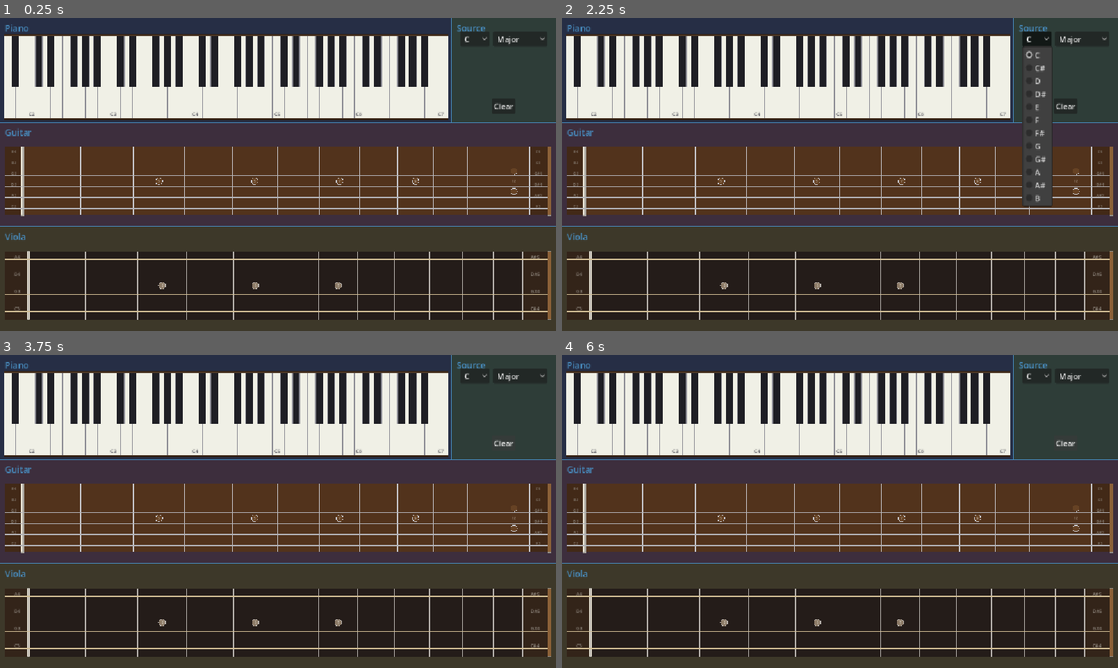
Above: before the commit, frames 1-4 (two rows, left to right).
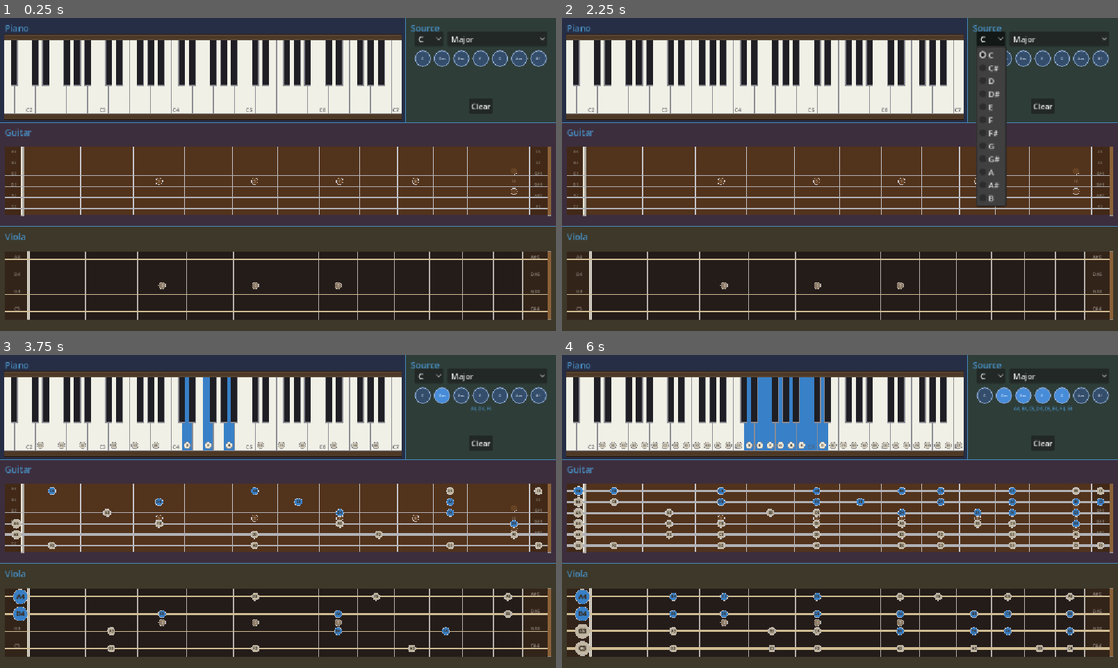
Above: after the commit, the same moments.

Repository: bitflipper42/Instrument
Game: Godot game, scene res://main.tscn
The game is run twice, just before and just after one commit, with the same random seed, the same clock (stepped at 60 frames per second) and the same inputs.
Inputs:
- Up to frame 1 (0.25 s): no input
- Up to frame 2 (2.25 s): click "Major" at 0.5 s; click "Clear" at 1.25 s; click "C" at 2 s
- Up to frame 3 (3.75 s): click "C" at 2.75 s; click "Clear" (after the commit: "Dm") at 3.5 s
- Up to frame 4 (6 s): click "Clear" (after the commit: "Em") at 4.25 s; click "Clear" (after the commit: "F") at 5 s; click "Clear" (after the commit: "G") at 5.75 s

The runs differ from the first frame. In frame 1, 12% of the frame differs, in the area x 0-99%, y 0-34%; in frame 2, 14%; in frame 3, 15%; in frame 4, 21%, in the area x 0-99%, y 0-97%.

Commit message:
Add Source chord row and pitch-class open-string highlighting.
Source generates diatonic chord toggles from the root/scale dropdowns and wires MIDI to the playable instruments. Guitar and viola thicken open strings 3× when any active note matches that string's pitch class, including notes received from other tiles.

Co-authored-by: Cursor <cursoragent@cursor.com>

Diff:
--- a/basic_instrument.gd
+++ b/basic_instrument.gd
@@ -55,6 +55,18 @@
 func is_note_active(note: String) -> bool:
 	var midi := _name_to_midi(note)
 	return midi >= 0 and active_notes.has(midi)
+
+
+## True when any active note shares the pitch class of `note` (any octave).
+func is_pitch_class_active(note: String) -> bool:
+	var midi := _name_to_midi(note)
+	if midi < 0:
+		return false
+	var pc := midi % 12
+	for active_midi in active_notes:
+		if int(active_midi) % 12 == pc:
+			return true
+	return false
 
 
 ## Starts a note (note-on). Updates state and emits `midi_out`.
@@ -247,6 +259,10 @@
 			_held_note = -1
 
 
+func _active_note_label_font_size() -> int:
+	return 48
+
+
 func _draw() -> void:
 	super._draw()
 	if active_notes.is_empty():
@@ -257,7 +273,7 @@
 	names.sort()
 	var text := ", ".join(names)
 	var font := ThemeDB.fallback_font
-	var font_size := 48
+	var font_size := _active_note_label_font_size()
 	var text_size := font.get_string_size(text, HORIZONTAL_ALIGNMENT_LEFT, -1, font_size)
 	var pos := Vector2(
 		(tile_size.x - text_size.x) * 0.5,
--- a/guitar_instrument.gd
+++ b/guitar_instrument.gd
@@ -30,6 +30,7 @@
 const MARKER_ZONE_PADDING := 6.0
 ## Per-string line width (index 0 = low E … 5 = high E); bass strings are thicker.
 const STRING_WIDTHS: PackedFloat32Array = [2.2, 1.9, 1.6, 1.4, 1.2, 1.0]
+const OPEN_STRING_WIDTH_MULTIPLIER := 3.0
 
 var _board_rect := Rect2()
 var _open_zone_rect := Rect2()
@@ -49,6 +50,11 @@
 	_bold_marker_font = FontVariation.new()
 	_bold_marker_font.base_font = ThemeDB.fallback_font
 	_bold_marker_font.variation_embolden = 1.2
+
+
+func receive_midi(message: MidiMessage) -> void:
+	super.receive_midi(message)
+	queue_redraw()
 
 
 func _draw() -> void:
@@ -230,13 +236,19 @@
 		nut_color.darkened(0.12), 1.5)
 
 
+func _string_line_width(string_idx: int) -> float:
+	var width := STRING_WIDTHS[string_idx]
+	if is_pitch_class_active(_note_for(string_idx, 0)):
+		width *= OPEN_STRING_WIDTH_MULTIPLIER
+	return width
+
+
 func _draw_strings() -> void:
 	var end_x := _bridge_rect.position.x if _bridge_rect.size.x > 0.0 else _board_rect.position.x + _board_rect.size.x
 	var start_x := _open_zone_rect.position.x
 	for string_idx in STRING_COUNT:
 		var y := _string_y[string_idx]
-		var width := STRING_WIDTHS[string_idx]
-		draw_line(Vector2(start_x, y), Vector2(end_x, y), string_color, width)
+		draw_line(Vector2(start_x, y), Vector2(end_x, y), string_color, _string_line_width(string_idx))
 
 
 func _draw_zone_note_labels(zone: Rect2, fret: int) -> void:
--- a/main.gd
+++ b/main.gd
@@ -12,7 +12,7 @@
 	# Row 0: Piano (flexible width) alongside a square Source tile.
 	var top_row := tile_manager.add_row()
 	var piano := tile_manager.add_tile_to_row(top_row, PianoScene, "Piano") as BasicInstrument
-	var source := tile_manager.add_tile_to_row(top_row, SourceScene, "Source", true) as SourceInstrument
+	var source := tile_manager.add_tile_to_row(top_row, SourceScene, "Source", true, 1.44) as SourceInstrument
 
 	# Rows 1 and 2: full-width Guitar, then Viola.
 	var guitar := tile_manager.add_tile_from_scene(GuitarScene, "Guitar") as BasicInstrument
@@ -27,6 +27,13 @@
 
 	if source:
 		source.clear_pressed.connect(_release_all_notes)
+		# Source sends generated chords to every playable instrument.
+		if piano:
+			source.connect_to(piano)
+		if guitar:
+			source.connect_to(guitar)
+		if viola:
+			source.connect_to(viola)
 
 
 ## Releases all notes on every instrument (Source's Clear button).
--- a/source_instrument.gd
+++ b/source_instrument.gd
@@ -1,25 +1,43 @@
 class_name SourceInstrument
 extends BasicInstrument
 
-## Control tile. Hosts a row of dropdowns (root note + scale type) and a Clear
-## button that asks every connected instrument to release all of its notes.
+## Control tile. Hosts a row of dropdowns (root note + scale type), a generated
+## row of chord "circle" buttons for that key, and a Clear button that releases
+## all notes. Clicking a chord plays its tones out through `midi_out`.
 
 ## Emitted when the Clear button is pressed.
 signal clear_pressed
 ## Emitted when the root note or scale selection changes.
 signal scale_selection_changed(root_note: String, scale: String)
 
-## Scale types offered by the scale dropdown.
-const SCALES: PackedStringArray = [
+## Scale types offered by the scale dropdown, mapped to semitone offsets.
+const SCALE_INTERVALS: Dictionary = {
+	"Major": [0, 2, 4, 5, 7, 9, 11],
+	"Minor": [0, 2, 3, 5, 7, 8, 10],
+	"Major Pentatonic": [0, 2, 4, 7, 9],
+	"Minor Pentatonic": [0, 3, 5, 7, 10],
+}
+const SCALE_NAMES: PackedStringArray = [
 	"Major", "Minor", "Major Pentatonic", "Minor Pentatonic",
 ]
 
+## Octave the generated chord roots are built in.
+const CHORD_BASE_OCTAVE := 4
+
 const TITLE_HEIGHT := 28.0
 const UI_PADDING := 18.0
+const CIRCLE_SIZE := 34.0
+
+@export var chord_color: Color = Color(0.20, 0.30, 0.42)
+@export var chord_pressed_color: Color = Color(0.28, 0.55, 0.85)
+@export var chord_hover_color: Color = Color(0.26, 0.38, 0.52)
+@export var chord_border_color: Color = Color(0.55, 0.66, 0.82)
+@export var chord_text_color: Color = Color(0.95, 0.97, 1.0)
 
 var _ui: VBoxContainer
 var _note_option: OptionButton
 var _scale_option: OptionButton
+var _chord_row: HBoxContainer
 var _clear_button: Button
 
 
@@ -51,7 +69,7 @@
 	controls_row.add_child(_note_option)
 
 	_scale_option = OptionButton.new()
-	for scale_name in SCALES:
+	for scale_name in SCALE_NAMES:
 		_scale_option.add_item(scale_name)
 	_scale_option.selected = 0
 	_scale_option.clip_text = true
@@ -59,6 +77,11 @@
 	_scale_option.size_flags_horizontal = Control.SIZE_EXPAND_FILL
 	controls_row.add_child(_scale_option)
 
+	_chord_row = HBoxContainer.new()
+	_chord_row.alignment = BoxContainer.ALIGNMENT_CENTER
+	_chord_row.add_theme_constant_override("separation", 6)
+	_ui.add_child(_chord_row)
+
 	# Flexible spacer pushes the Clear button to the bottom.
 	var spacer := Control.new()
 	spacer.size_flags_vertical = Control.SIZE_EXPAND_FILL
@@ -72,7 +95,9 @@
 
 	_note_option.item_selected.connect(_on_selection_changed)
 	_scale_option.item_selected.connect(_on_selection_changed)
-	_clear_button.pressed.connect(func() -> void: clear_pressed.emit())
+	_clear_button.pressed.connect(_on_clear_pressed)
+
+	_rebuild_chords()
 
 
 func _layout_ui() -> void:
@@ -87,6 +112,10 @@
 func set_rect(top_left: Vector2, size: Vector2) -> void:
 	super.set_rect(top_left, size)
 	_layout_ui()
+
+
+func _active_note_label_font_size() -> int:
+	return 9
 
 
 ## The currently selected root note name (e.g. "C", "F#").
@@ -99,9 +128,114 @@
 ## The currently selected scale type (e.g. "Major").
 func selected_scale() -> String:
 	if _scale_option == null:
-		return SCALES[0]
+		return SCALE_NAMES[0]
 	return _scale_option.get_item_text(_scale_option.selected)
 
 
 func _on_selection_changed(_index: int) -> void:
+	_rebuild_chords()
 	scale_selection_changed.emit(selected_root_note(), selected_scale())
+
+
+func _on_clear_pressed() -> void:
+	_reset_chord_buttons()
+	clear_pressed.emit()
+
+
+## Rebuilds the chord row from the current root note and scale. Each diatonic
+## chord is a triad stacked in scale-thirds; its quality comes from its actual
+## intervals.
+func _rebuild_chords() -> void:
+	if _chord_row == null:
+		return
+	release_all()
+	for child in _chord_row.get_children():
+		child.queue_free()
+
+	var intervals: Array = SCALE_INTERVALS.get(selected_scale(), [])
+	var root_pc := CHROMATIC.find(selected_root_note())
+	if root_pc < 0 or intervals.is_empty():
+		return
+
+	var degree_count := intervals.size()
+	for i in degree_count:
+		var o1 := _ext_offset(intervals, i)
+		var o2 := _ext_offset(intervals, i + 2)
+		var o3 := _ext_offset(intervals, i + 4)
+		var third := (o2 - o1) % 12
+		var fifth := (o3 - o1) % 12
+		var chord_root_pc := (root_pc + o1) % 12
+		var label := CHROMATIC[chord_root_pc] + _quality_suffix(third, fifth)
+		var base_root := (CHORD_BASE_OCTAVE + 1) * 12 + root_pc + o1
+		var tones: Array[int] = [base_root, base_root + (o2 - o1), base_root + (o3 - o1)]
+		_chord_row.add_child(_make_chord_button(label, tones))
+
+
+func _ext_offset(intervals: Array, k: int) -> int:
+	var n := intervals.size()
+	return int(intervals[k % n]) + 12 * int(k / n)
+
+
+func _quality_suffix(third: int, fifth: int) -> String:
+	match [third, fifth]:
+		[4, 7]:
+			return ""
+		[3, 7]:
+			return "m"
+		[3, 6]:
+			return "°"
+		[4, 8]:
+			return "+"
+		[5, 7]:
+			return "sus4"
+		[2, 7]:
+			return "sus2"
+		_:
+			return "*"
+
+
+func _make_chord_button(label: String, tones: Array[int]) -> Button:
+	var button := Button.new()
+	button.toggle_mode = true
+	button.text = label
+	button.clip_text = true
+	button.tooltip_text = label
+	button.custom_minimum_size = Vector2(CIRCLE_SIZE, CIRCLE_SIZE)
+	button.size_flags_horizontal = Control.SIZE_SHRINK_CENTER
+	button.size_flags_vertical = Control.SIZE_SHRINK_CENTER
+	button.add_theme_stylebox_override("normal", _circle_style(chord_color))
+	button.add_theme_stylebox_override("hover", _circle_style(chord_hover_color))
+	button.add_theme_stylebox_override("pressed", _circle_style(chord_pressed_color))
+	button.add_theme_stylebox_override("hover_pressed", _circle_style(chord_pressed_color))
+	button.add_theme_stylebox_override("focus", StyleBoxEmpty.new())
+	button.add_theme_color_override("font_color", chord_text_color)
+	button.add_theme_color_override("font_pressed_color", chord_text_color)
+	button.add_theme_color_override("font_hover_color", chord_text_color)
+	button.add_theme_font_size_override("font_size", 8)
+	button.toggled.connect(func(pressed: bool) -> void: _on_chord_toggled(pressed, tones))
+	return button
+
+
+func _circle_style(bg: Color) -> StyleBoxFlat:
+	var sb := StyleBoxFlat.new()
+	sb.bg_color = bg
+	sb.border_color = chord_border_color
+	sb.set_border_width_all(2)
+	sb.set_corner_radius_all(int(CIRCLE_SIZE * 0.5))
+	return sb
+
+
+func _on_chord_toggled(pressed: bool, tones: Array[int]) -> void:
+	for midi in tones:
+		if pressed:
+			note_on(_midi_to_name(midi))
+		else:
+			note_off(_midi_to_name(midi))
+
+
+func _reset_chord_buttons() -> void:
+	if _chord_row == null:
+		return
+	for child in _chord_row.get_children():
+		if child is Button:
+			(child as Button).set_pressed_no_signal(false)
--- a/tile_manager.gd
+++ b/tile_manager.gd
@@ -51,8 +51,14 @@
 
 
 ## Creates a tile from `scene` and appends it to `row_index`. When `square` is
-## true the tile is sized as a square (side = row height). Returns the tile.
-func add_tile_to_row(row_index: int, scene: PackedScene, title: String = "", square: bool = false) -> InstTile:
+## true the tile width is `row_height * width_factor` (height stays row height).
+func add_tile_to_row(
+	row_index: int,
+	scene: PackedScene,
+	title: String = "",
+	square: bool = false,
+	width_factor: float = 1.0,
+) -> InstTile:
 	if row_index < 0 or row_index >= rows.size():
 		push_warning("TileManager: invalid row index %d" % row_index)
 		return null
@@ -61,7 +67,7 @@
 	tile.tile_color = _PALETTE[index % _PALETTE.size()]
 	tile.title = title if title != "" else "Tile %d" % (index + 1)
 	add_child(tile)
-	rows[row_index].append({"tile": tile, "square": square})
+	rows[row_index].append({"tile": tile, "square": square, "width_factor": width_factor})
 	arrange_tiles()
 	return tile
 
@@ -122,7 +128,7 @@
 	var flexible_count := 0
 	for entry in row:
 		if entry["square"]:
-			square_width_sum += row_height
+			square_width_sum += row_height * float(entry.get("width_factor", 1.0))
 		else:
 			flexible_count += 1
 	var flexible_width := total_width - h_spacing - square_width_sum
@@ -131,6 +137,10 @@
 		per_flexible = maxf(flexible_width / float(flexible_count), 0.0)
 	var x := x0
 	for entry in row:
-		var w: float = row_height if entry["square"] else per_flexible
+		var w: float
+		if entry["square"]:
+			w = row_height * float(entry.get("width_factor", 1.0))
+		else:
+			w = per_flexible
 		(entry["tile"] as InstTile).set_rect(Vector2(x, y), Vector2(w, row_height))
 		x += w + spacing
--- a/viola_instrument.gd
+++ b/viola_instrument.gd
@@ -30,6 +30,7 @@
 const MARKER_ZONE_PADDING := 6.0
 ## Per-string line width (index 0 = low C … 3 = high A).
 const STRING_WIDTHS: PackedFloat32Array = [2.0, 1.6, 1.3, 1.0]
+const OPEN_STRING_WIDTH_MULTIPLIER := 3.0
 
 var _board_rect := Rect2()
 var _open_zone_rect := Rect2()
@@ -49,6 +50,11 @@
 	_bold_marker_font = FontVariation.new()
 	_bold_marker_font.base_font = ThemeDB.fallback_font
 	_bold_marker_font.variation_embolden = 1.2
+
+
+func receive_midi(message: MidiMessage) -> void:
+	super.receive_midi(message)
+	queue_redraw()
 
 
 func _draw() -> void:
@@ -227,13 +233,19 @@
 		nut_color.darkened(0.12), 1.5)
 
 
+func _string_line_width(string_idx: int) -> float:
+	var width := STRING_WIDTHS[string_idx]
+	if is_pitch_class_active(_note_for(string_idx, 0)):
+		width *= OPEN_STRING_WIDTH_MULTIPLIER
+	return width
+
+
 func _draw_strings() -> void:
 	var end_x := _bridge_rect.position.x if _bridge_rect.size.x > 0.0 else _board_rect.position.x + _board_rect.size.x
 	var start_x := _open_zone_rect.position.x
 	for string_idx in STRING_COUNT:
 		var y := _string_y[string_idx]
-		var width := STRING_WIDTHS[string_idx]
-		draw_line(Vector2(start_x, y), Vector2(end_x, y), string_color, width)
+		draw_line(Vector2(start_x, y), Vector2(end_x, y), string_color, _string_line_width(string_idx))
 
 
 func _draw_zone_note_labels(zone: Rect2, position: int) -> void:
